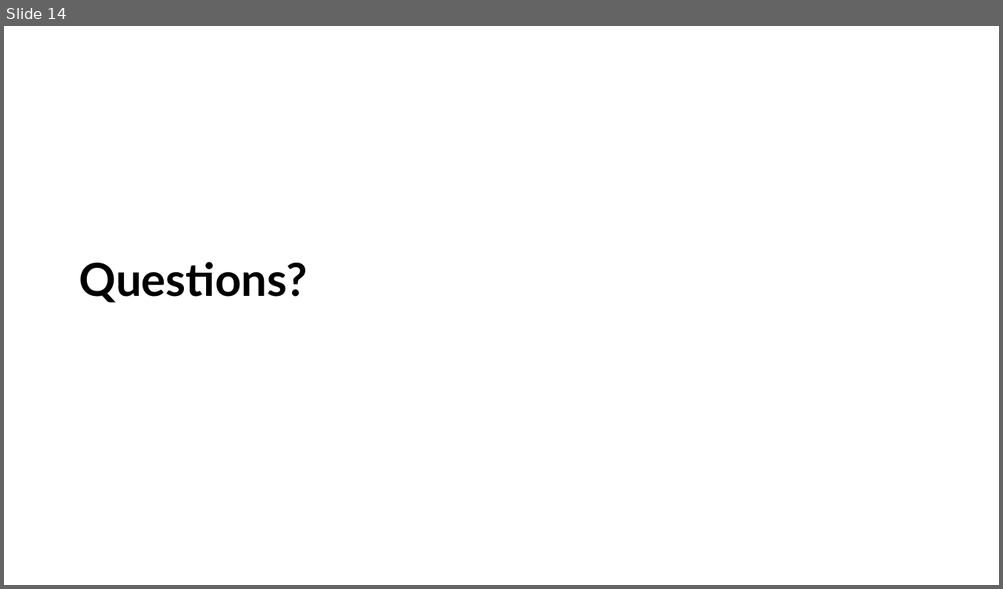
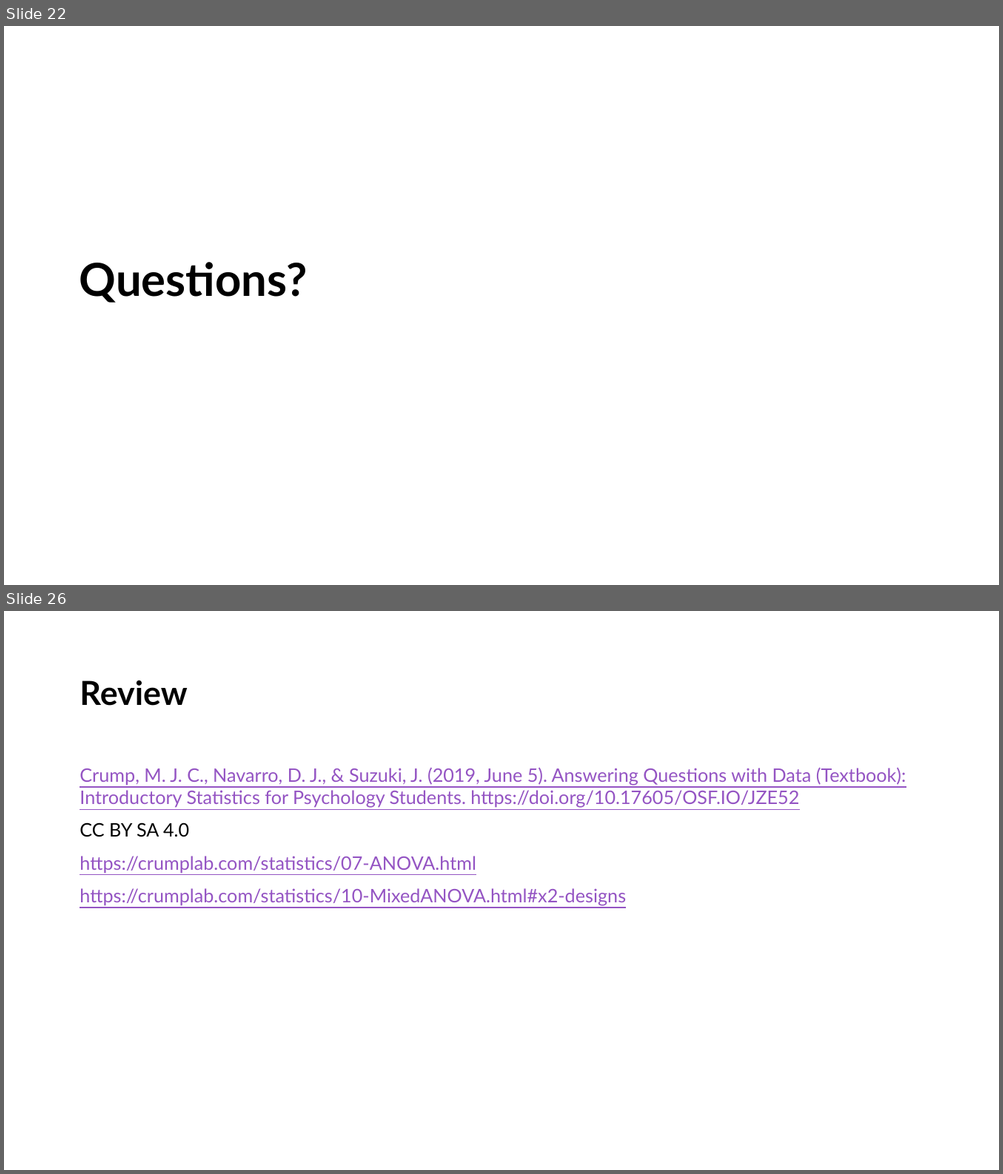
Before and after one commit to LittleMonkeyLab/PS52007Dslides, a slide deck: _site/lectures/Lecture04/Lecture04.pptx. Shown one above the other, each under a label of ours: slide 14 before the commit, slides 22 and 26 after it; the slides between them are not shown. The pictures are 1003x589 and 1003x1174 pixels, drawn with LibreOffice and Linux fonts; fonts in the diff are those of the drawing; background and template pictures are left out. Boxes give left, top, right and bottom in pixels: in the first picture for what was removed or moved away, otherwise in the second. Text is boxed around its words. In the diff, an @@ line names an element or a change of style, - is before the commit and + after.

```diff
--- a/_site/lectures/Lecture04/Lecture04.pptx
+++ b/_site/lectures/Lecture04/Lecture04.pptx
@@ slide 26 added at bbox=[4, 611, 999, 1170], background #FFFFFF @@
@@ title added at bbox=[79, 680, 187, 706], 32 pt, text #000000, bold @@
+Review
@@ text added at bbox=[79, 767, 906, 906], 18 pt, text #9454C3, underline @@
+Crump, M. J. C., Navarro, D. J., & Suzuki, J. (2019, June 5). Answering Questions with Data (Textbook): Introductory Statistics for Psychology Students. https://doi.org/10.17605/OSF.IO/JZE52
+CC BY SA 4.0
+https://crumplab.com/statistics/07-ANOVA.html
+https://crumplab.com/statistics/10-MixedANOVA.html#x2-designs
@@ what was slide 14 is now slide 22 @@
```
Also in this commit, not shown: 10 slides changed, 15 other slides added, 5 slides removed, 33 other files.
